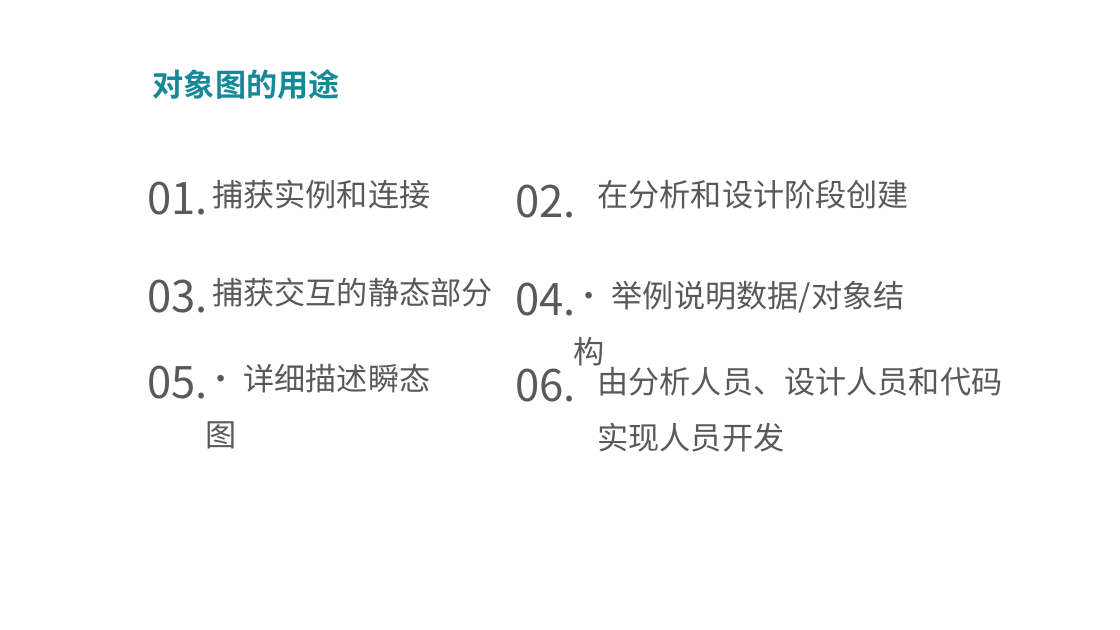
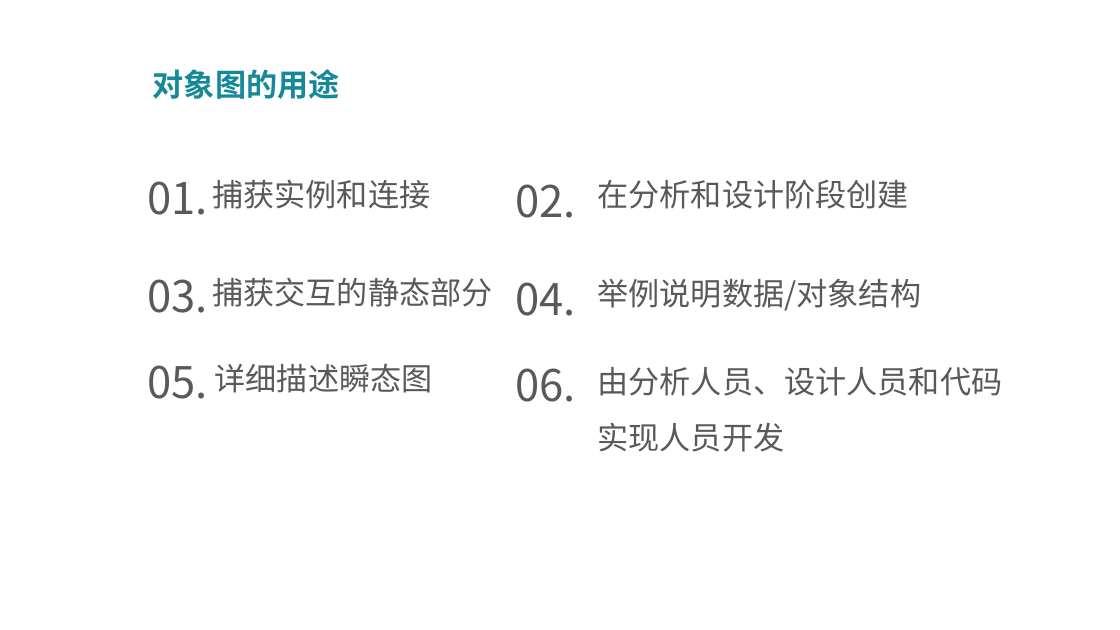
Before and after one commit to PRD2018-G03/PRD2018-G03-SoftwareEngineeringProject, a slide deck: slide 8 of PPT模板及制作/UML基础III翻转PPT.pptx. Drawn at 1120x630 pixels with LibreOffice and Linux fonts; fonts in the diff are those of the drawing; background and template pictures are left out. Boxes give left, top, right and bottom in pixels: in the first picture for what was removed or moved away, otherwise in the second. Text is boxed around its words. In the diff, an @@ line names an element or a change of style, - is before the commit and + after.

```diff
--- a/PPT模板及制作/UML基础III翻转PPT.pptx
+++ b/PPT模板及制作/UML基础III翻转PPT.pptx
@@ text at (597, 279, 921, 311): text changed @@
-· 举例说明数据/对象结构
+举例说明数据/对象结构
@@ text at (215, 363, 433, 393): text changed @@
-· 详细描述瞬态图
+详细描述瞬态图
```
Also in this commit, not shown: 20 other slides changed, 15 slides added, 1 slide removed.
